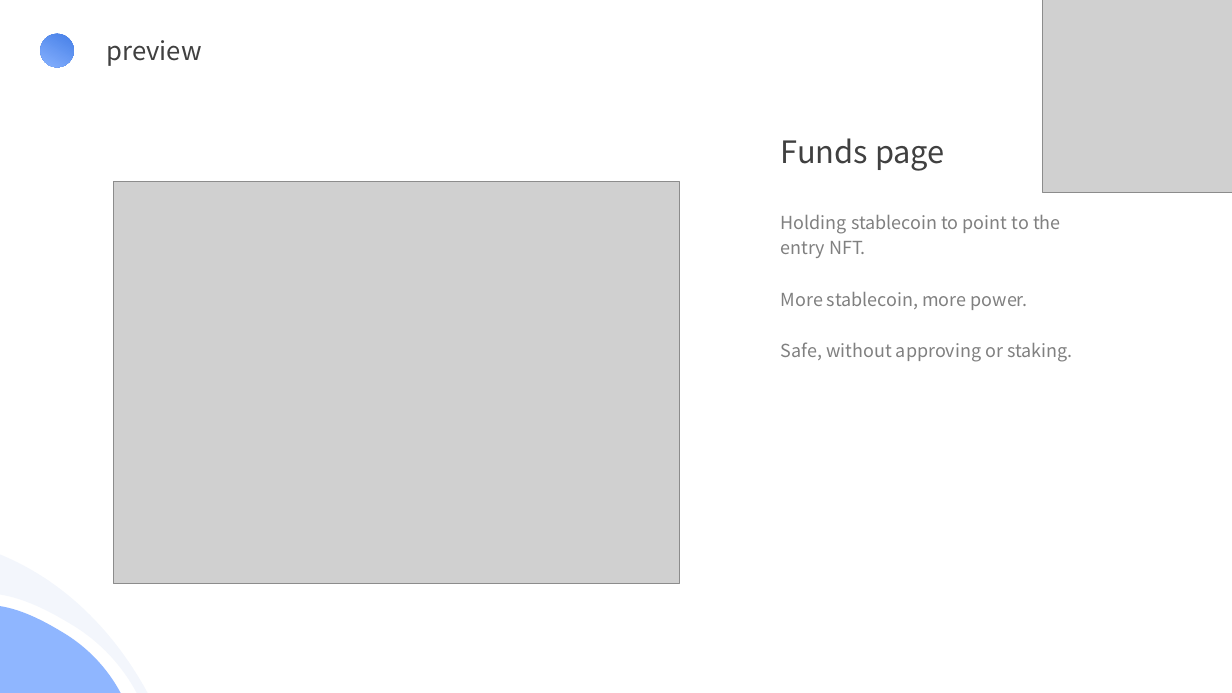
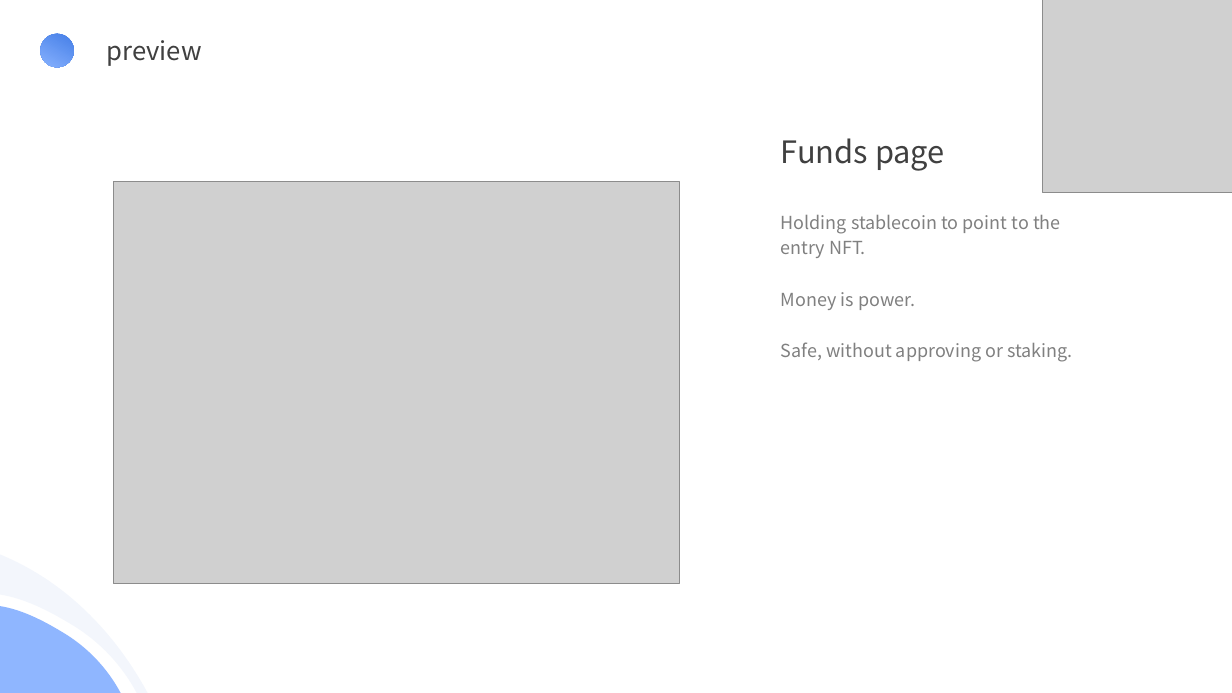
Before and after one commit to MetapoLabs/metapo-docs, a slide deck: slide 11 of Metapo.pptx. Drawn at 1232x693 pixels with LibreOffice and Linux fonts; fonts in the diff are those of the drawing; grey boxes stand for pictures. Boxes give left, top, right and bottom in pixels: in the first picture for what was removed or moved away, otherwise in the second. Text is boxed around its words. In the diff, an @@ line names an element or a change of style, - is before the commit and + after.

```diff
--- a/Metapo.pptx
+++ b/Metapo.pptx
@@ text at (x1=781, y1=292, x2=915, y2=310): text changed @@
-More stablecoin, more power.
+Money is power.
```
Also in this commit, not shown: 10 other slides changed.
